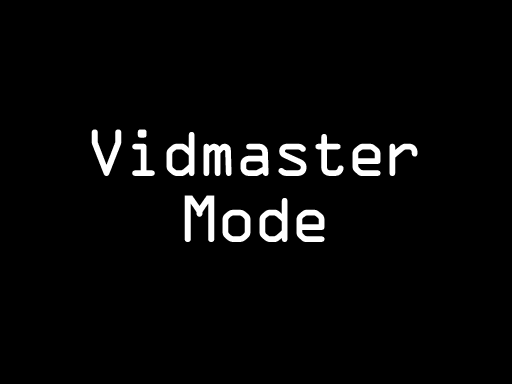
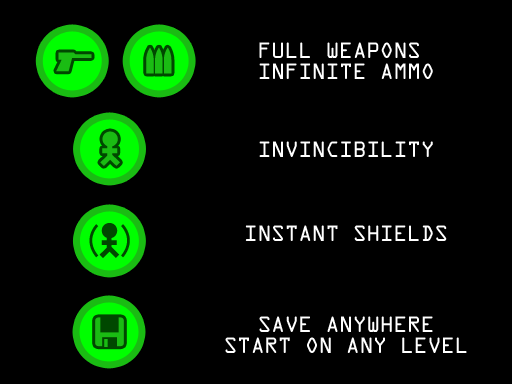
Layered file, before and after one edit (512×384). Changes by layer:
removed layer "Vidmaster Mode" over 91, 129, 418, 242
added layer "Layer 6" above "Layer 5" over 73, 112, 146, 186
added layer "Layer 5" above "Layer 4" over 72, 295, 146, 369
added layer "Layer 4" above "Layer 3" over 35, 24, 109, 98
added layer "Layer 3" above "Layer 2" over 122, 24, 196, 98
added layer "Layer 2" above "Save" over 72, 204, 146, 278
added layer "Save" above "Shields" over 225, 316, 467, 353
added layer "Shields" above "Invincibility" over 245, 225, 447, 241
added layer "Invincibility" above "Full Weapons Infinite ammo" over 259, 141, 433, 157
added layer "Full Weapons Infinite ammo" above "Layer 1" over 259, 42, 433, 79
